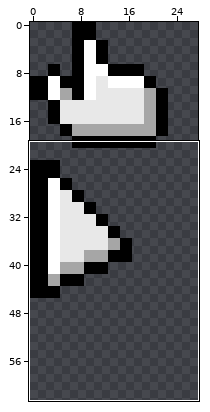
One commit to this sprite sheet: VoxelEngine/textures/CursorSpriteSheet.png. Above: a wide view before the commit, with the close-up outlined.
Close-up. The starting point:
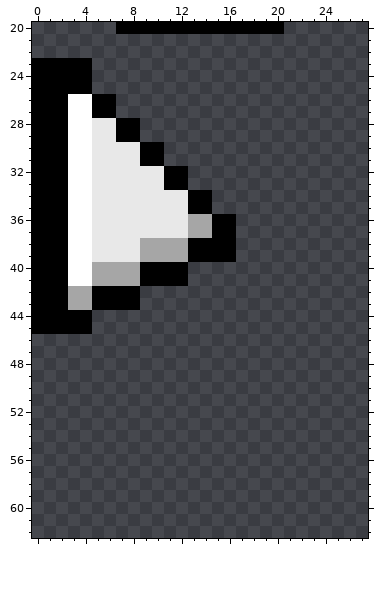
The file is 64x64 pixels. Shown: x 0..27, y 20..62. The old version is drawn lined up with the new one, on the new canvas. The wide view leaves out empty margins.
The result:
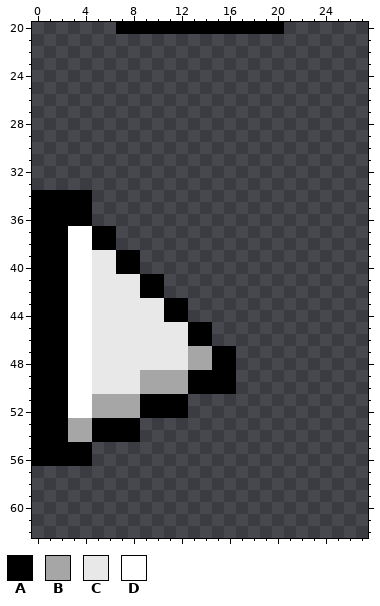
Palette (. is transparent): A #000000  B #a6a6a6  C #e8e8e8  D #ffffff
Edits made:
{"change": "canvas 64x64 -> 128x128"}
{"y":23,"x":0,"old":"AAAAA","new":"....."}
{"y":24,"x":0,"old":"AAAAA","new":"....."}
{"y":25,"x":0,"old":"AAAAA","new":"....."}
{"y":26,"x":0,"old":"AAADDAA","new":"......."}
{"y":27,"x":0,"old":"AAADDAA","new":"......."}
{"y":28,"x":0,"old":"AAADDCCAA","new":"........."}
{"y":29,"x":0,"old":"AAADDCCAA","new":"........."}
{"y":30,"x":0,"old":"AAADDCCCCAA","new":"..........."}
{"y":31,"x":0,"old":"AAADDCCCCAA","new":"..........."}
{"y":32,"x":0,"old":"AAADDCCCCCCAA","new":"............."}
{"y":33,"x":0,"old":"AAADDCCCCCCAA","new":"............."}
{"y":34,"x":3,"old":"DDCCCCCCCCAA","new":"AA.........."}
{"y":35,"x":3,"old":"DDCCCCCCCCAA","new":"AA.........."}
{"y":36,"x":3,"old":"DDCCCCCCCCBBAA","new":"AA............"}
{"y":37,"x":5,"old":"CCCCCCCCBBAA","new":"AA.........."}
{"y":38,"x":5,"old":"CCCCBBBBAAAA","new":"AA.........."}
{"y":39,"x":7,"old":"CCBBBBAAAA","new":"AA........"}
{"y":40,"x":5,"old":"BBBBAAAA","new":"CCAA...."}
{"y":41,"x":5,"old":"BBBB","new":"CCCC"}
{"y":41,"x":11,"old":"AA","new":".."}
{"y":42,"x":3,"old":"BBAAAA..","new":"DDCCCCAA"}
{"y":43,"x":3,"old":"BBAAAA....","new":"DDCCCCCCAA"}
{"y":44,"x":3,"old":"AA........","new":"DDCCCCCCAA"}
{"y":45,"x":3,"old":"AA..........","new":"DDCCCCCCCCAA"}
{"y":46,"x":0,"old":"...............","new":"AAADDCCCCCCCCAA"}
{"y":47,"x":0,"old":".................","new":"AAADDCCCCCCCCBBAA"}
{"y":48,"x":0,"old":".................","new":"AAADDCCCCCCCCBBAA"}
{"y":49,"x":0,"old":".................","new":"AAADDCCCCBBBBAAAA"}
{"y":50,"x":0,"old":".................","new":"AAADDCCCCBBBBAAAA"}
{"y":51,"x":0,"old":".............","new":"AAADDBBBBAAAA"}
{"y":52,"x":0,"old":".............","new":"AAADDBBBBAAAA"}
{"y":53,"x":0,"old":".........","new":"AAABBAAAA"}
{"y":54,"x":0,"old":".........","new":"AAABBAAAA"}
{"y":55,"x":0,"old":".....","new":"AAAAA"}
{"y":56,"x":0,"old":".....","new":"AAAAA"}
{"label":"changed","picture_box":[32,58,236,466]}
